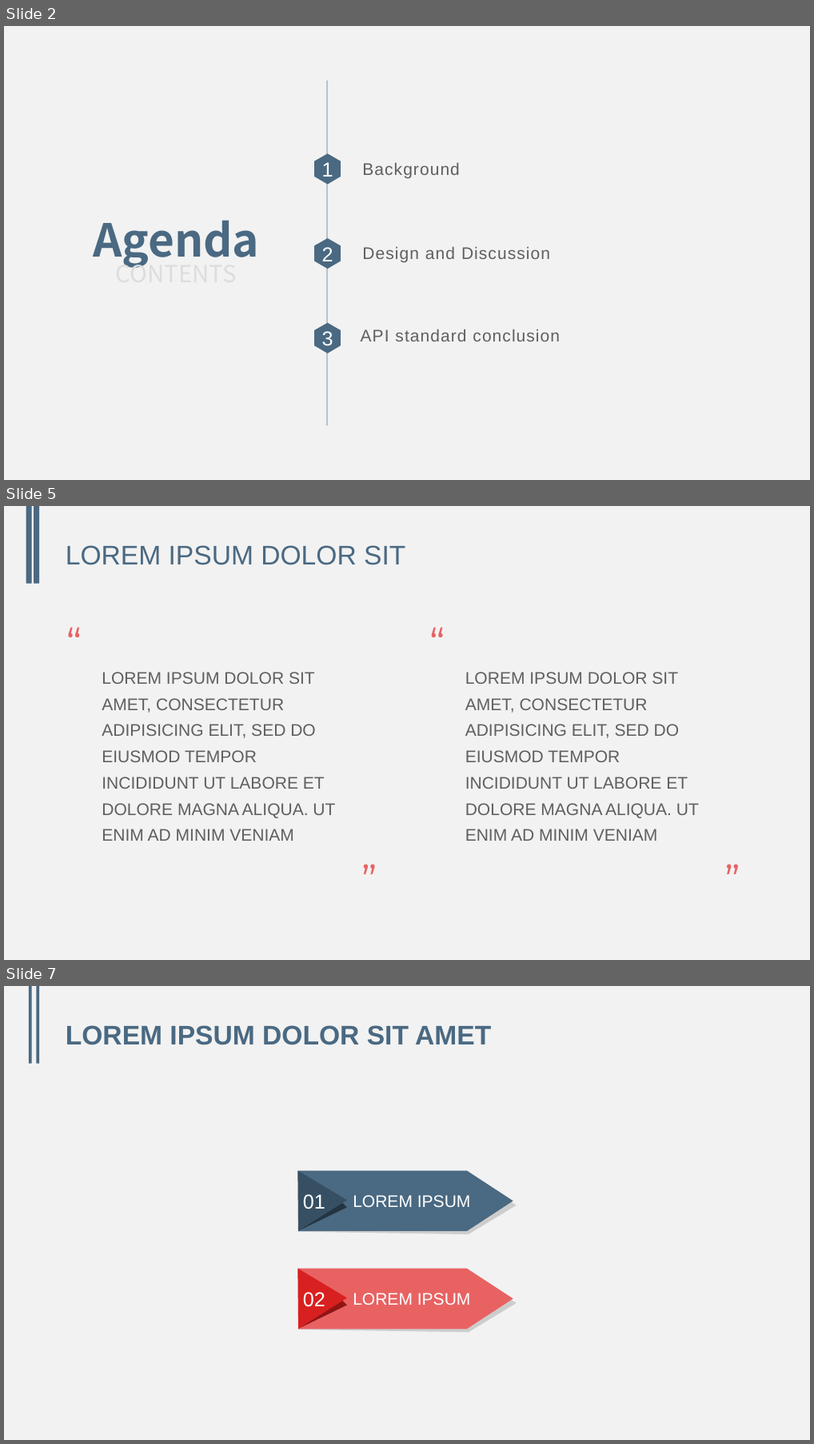
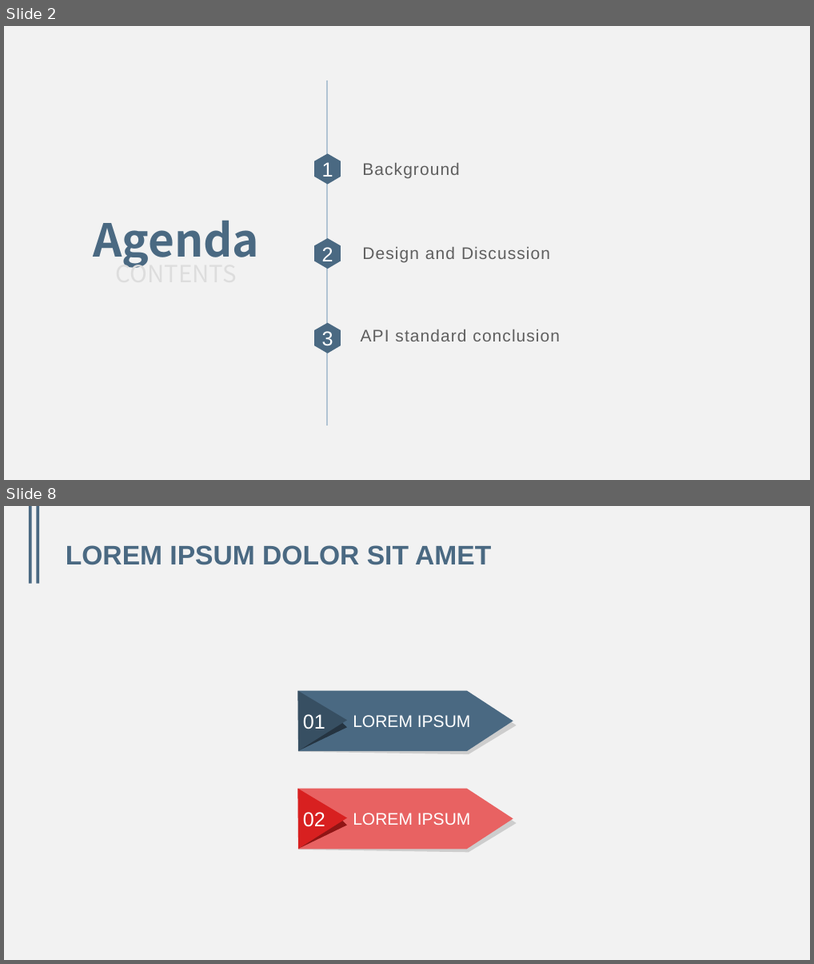
Before and after one commit to animesiki/BootstrapTheme, a slide deck: DMTP_Common_Service.pptx. Shown one above the other, each under a label of ours: slides 2, 5 and 7 before the commit, slides 2 and 8 after it; the slides between them are not shown. The pictures are 814x1444 and 814x964 pixels, drawn with LibreOffice and Linux fonts; fonts in the diff are those of the drawing. Boxes give left, top, right and bottom in pixels: in the first picture for what was removed or moved away, otherwise in the second. Text is boxed around its words. In the diff, an @@ line names an element or a change of style, - is before the commit and + after.

```diff
--- a/DMTP_Common_Service.pptx
+++ b/DMTP_Common_Service.pptx
@@ slide 5 removed at bbox=[4, 506, 810, 960], background #F2F2F2; not listed: 2 template elements that a slide beside it also shows @@
@@ rectangle removed at bbox=[26, 506, 30, 584] @@
@@ rectangle removed at bbox=[34, 506, 37, 584] @@
@@ title removed at bbox=[66, 545, 406, 565] @@
-LOREM IPSUM DOLOR SIT
@@ text removed at bbox=[52, 614, 96, 668] @@
-“
@@ text removed at bbox=[415, 614, 459, 668] @@
-“
@@ text removed at bbox=[102, 672, 335, 840] @@
-LOREM IPSUM DOLOR SIT AMET, CONSECTETUR ADIPISICING ELIT, SED DO EIUSMOD TEMPOR INCIDIDUNT UT LABORE ET DOLORE MAGNA ALIQUA. UT ENIM AD MINIM VENIAM
@@ text removed at bbox=[466, 672, 699, 840] @@
-LOREM IPSUM DOLOR SIT AMET, CONSECTETUR ADIPISICING ELIT, SED DO EIUSMOD TEMPOR INCIDIDUNT UT LABORE ET DOLORE MAGNA ALIQUA. UT ENIM AD MINIM VENIAM
@@ text removed at bbox=[348, 852, 392, 907] @@
-”
@@ text removed at bbox=[711, 852, 755, 907] @@
-”
@@ what was slide 7 is now slide 8 @@
```
Also in this commit, not shown: 1 slide changed, 4 slides added, 2 other slides removed.
